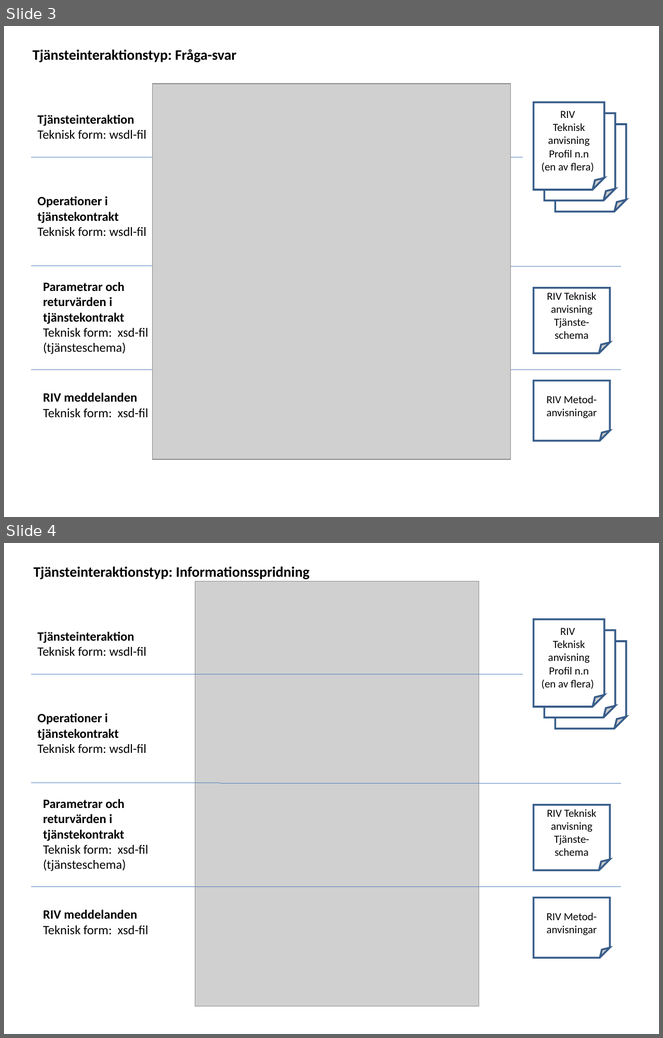
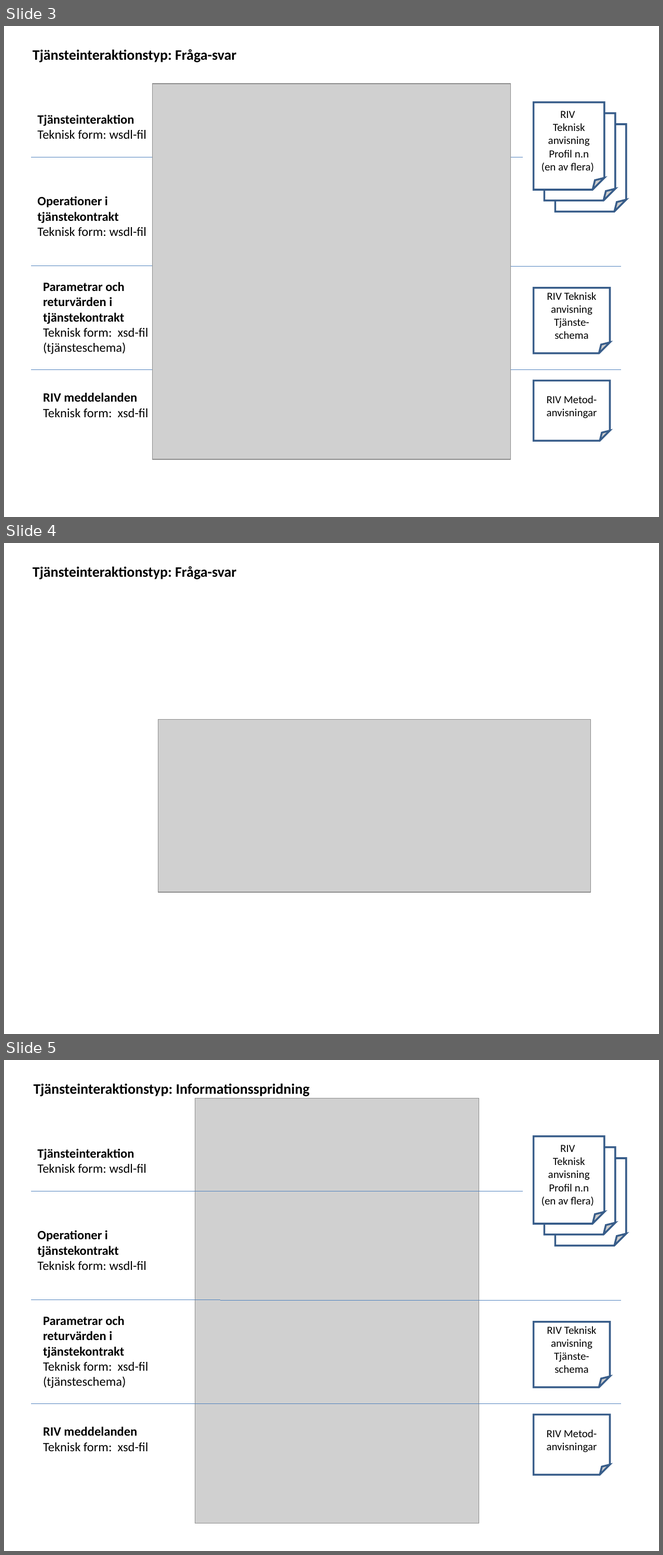
Before and after one commit to admstar/rivta, a slide deck: site/www/images/RIV-förvaltning, Illustrationer.ppt. Shown one above the other, each under a label of ours: slides 3 and 4 before the commit, slides 3, 4 and 5 after it. The pictures are 663x1038 and 663x1555 pixels, drawn with LibreOffice and Linux fonts; fonts in the diff are those of the drawing; grey boxes stand for pictures. Boxes give left, top, right and bottom in pixels: in the first picture for what was removed or moved away, otherwise in the second. Text is boxed around its words. In the diff, an @@ line names an element or a change of style, - is before the commit and + after.

```diff
--- a/site/www/images/RIV-förvaltning, Illustrationer.ppt
+++ b/site/www/images/RIV-förvaltning, Illustrationer.ppt
@@ slide 4 added at bbox=[4, 543, 659, 1034], background #FFFFFF @@
@@ text added at bbox=[33, 566, 236, 579], 16 pt, text #000000, bold @@
+Tjänsteinteraktionstyp: Fråga-svar
@@ picture added at bbox=[158, 719, 591, 892] @@
@@ what was slide 4 is now slide 5 @@
```
Also in this commit, not shown: 1 slide changed, 5 other slides added, 11 other files.
